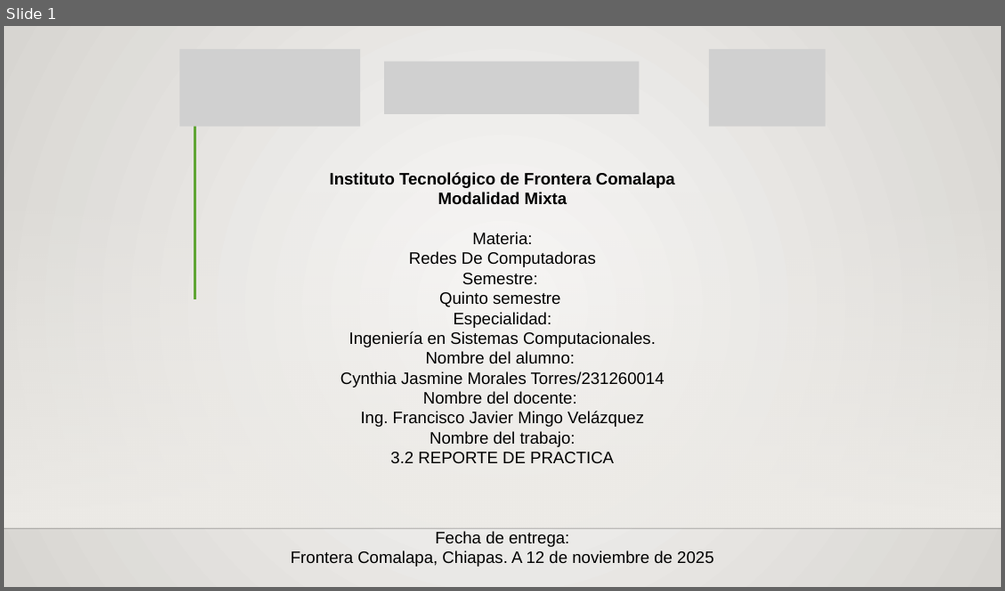
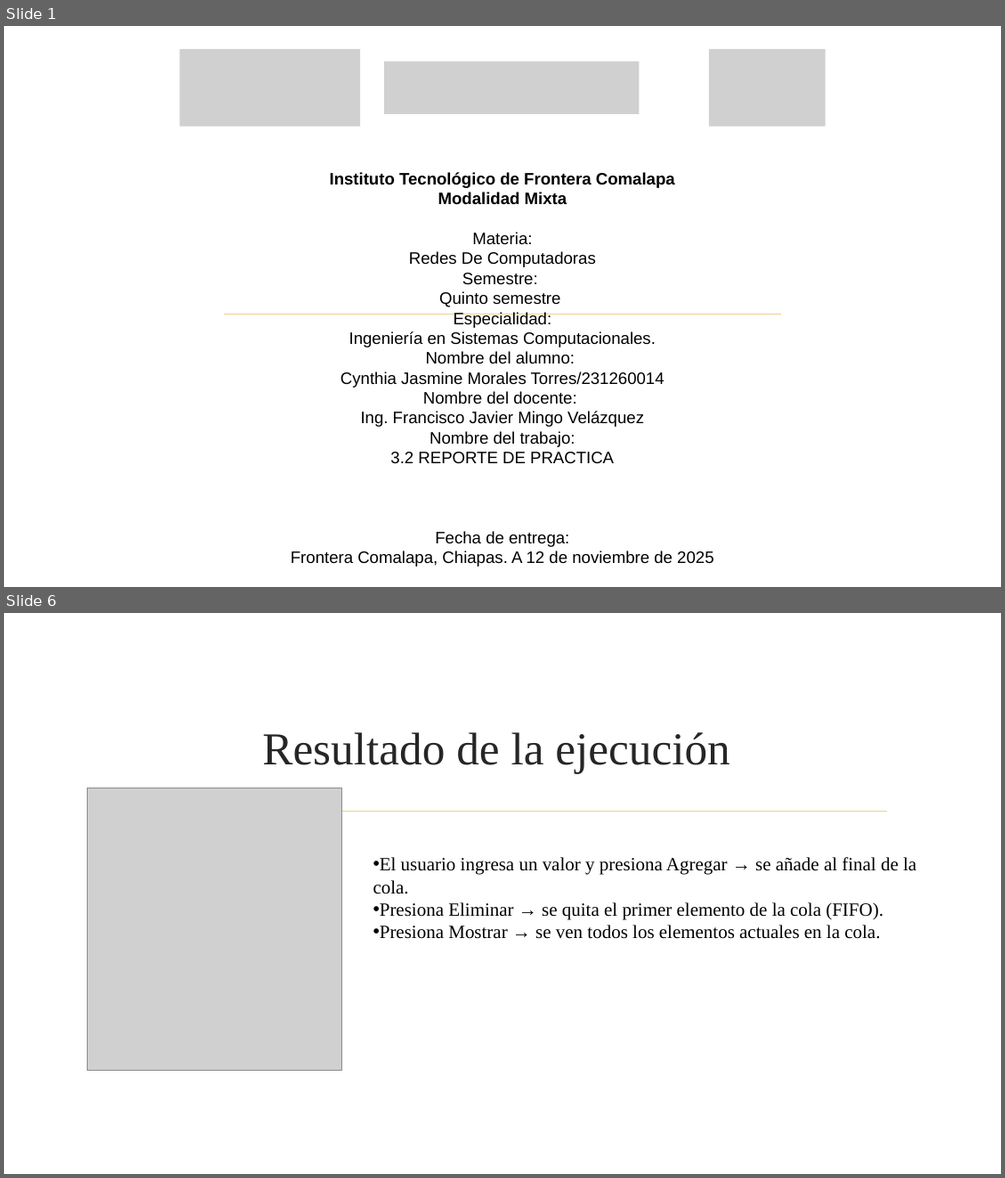
Before and after one commit to Cynthia21Morales/EstructuraDeDatos_CynthiaJasmineMT, a slide deck: Unidad 3/3.2 Reporte de Practica_Cynthia Jasmine Morales Torres.pptx. Shown one above the other, each under a label of ours: slide 1 before the commit, slides 1 and 6 after it; the slides between them are not shown. The pictures are 1005x591 and 1005x1178 pixels, drawn with LibreOffice and Linux fonts; fonts in the diff are those of the drawing; grey boxes stand for pictures; background and template pictures are left out. Boxes give left, top, right and bottom in pixels: in the first picture for what was removed or moved away, otherwise in the second. Text is boxed around its words. In the diff, an @@ line names an element or a change of style, - is before the commit and + after.

```diff
--- a/Unidad 3/3.2 Reporte de Practica_Cynthia Jasmine Morales Torres.pptx
+++ b/Unidad 3/3.2 Reporte de Practica_Cynthia Jasmine Morales Torres.pptx
@@ slide 6 added at (4,613,1001,1174), background picture (left out) @@
@@ title added at (262,732,730,774), 44 pt, text #262626 @@
+Resultado de la ejecución
@@ picture added at (88,788,342,1070) @@
@@ line added from (119, 811) to (887, 811), #E8D191 1.25 pt @@
@@ text added at (373,857,916,939), 18 pt, text #000000 @@
+• El usuario ingresa un valor y presiona Agregar → se añade al final de la cola.
+• Presiona Eliminar → se quita el primer elemento de la cola (FIFO).
+• Presiona Mostrar → se ven todos los elementos actuales en la cola.
@@ slide 1 changed as well @@
@@ background gradient #FAFAF9 to #D7D5D2 to picture (left out) @@
@@ line removed from (194, 91) to (194, 300) @@
@@ rectangle removed at (4,191,1001,527) @@
@@ line added from (224, 313) to (782, 313), #E8D191 1.25 pt @@
@@ line removed from (4, 529) to (1001, 529) @@
```
Also in this commit, not shown: 6 other slides added, 56 other files.
